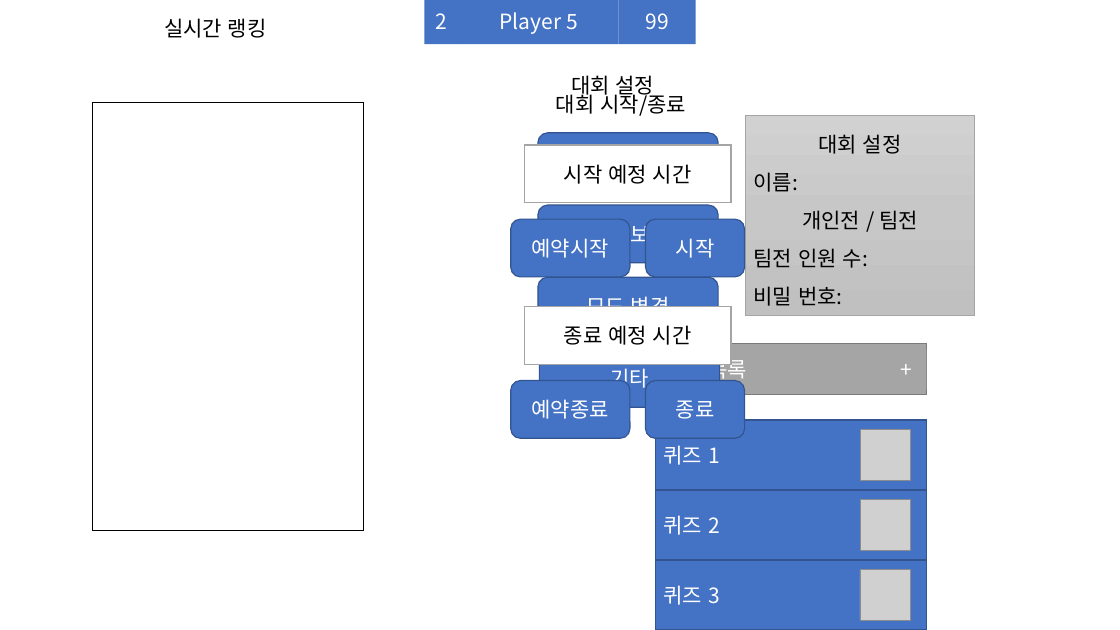
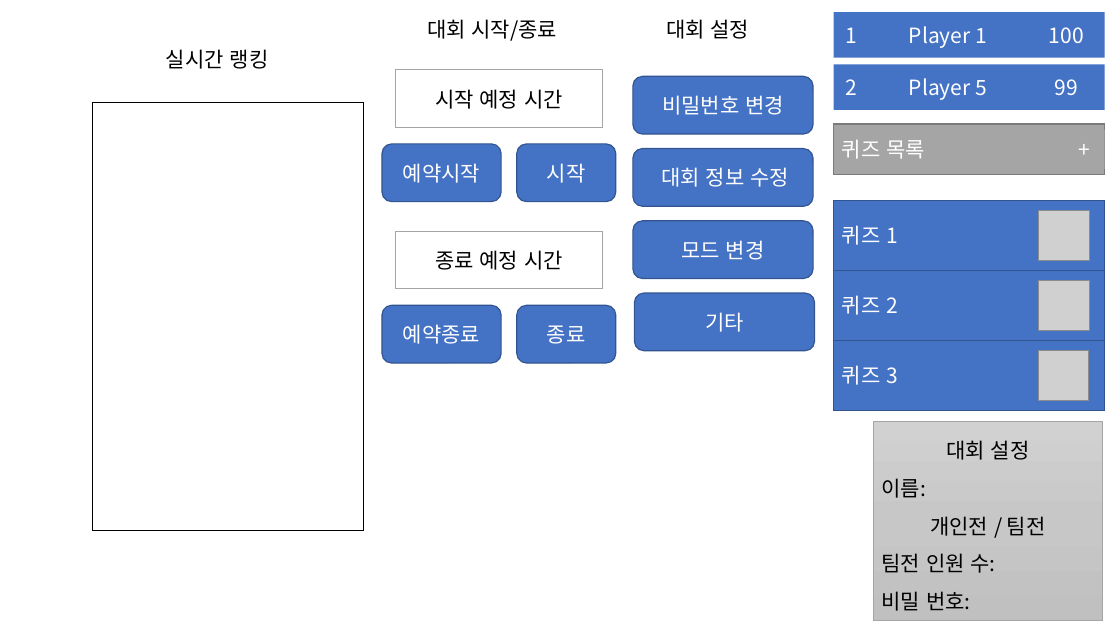
Before and after one commit to teamskh/Project-Treasurehunt_skhu, a slide deck: slide 1 of report/씬 용.pptx. Drawn at 1120x630 pixels with LibreOffice and Linux fonts; fonts in the diff are those of the drawing; grey boxes stand for pictures. Boxes give left, top, right and bottom in pixels: in the first picture for what was removed or moved away, otherwise in the second. Text is boxed around its words. In the diff, an @@ line names an element or a change of style, - is before the commit and + after.

```diff
--- a/report/씬 용.pptx
+++ b/report/씬 용.pptx
@@ 4 rounded rectangles, 1 text: place and size @@
-4 rounded rectangles, 1 text at [538,75,720,408]
+4 rounded rectangles, 1 text at [633,19,815,351]
@@ rectangle added at [833,12,868,57], fill #4472C4, 18 pt, text #FFFFFF @@
+1
@@ rectangle added at [868,12,1028,57], fill #4472C4, 18 pt, text #FFFFFF @@
+Player 1
@@ rectangle added at [1028,12,1106,57], fill #4472C4, 18 pt, text #FFFFFF @@
+100
@@ text "실시간 랭킹": place and size @@
-text "실시간 랭킹" at [164,18,267,38]
+text "실시간 랭킹" at [166,49,269,69]
@@ 3 rectangles: place and size @@
-3 rectangles at [424,0,696,44]
+3 rectangles at [833,65,1106,110]
@@ 4 rounded rectangles, 2 rectangles, 1 text: place and size @@
-4 rounded rectangles, 2 rectangles, 1 text at [511,91,744,439]
+4 rounded rectangles, 2 rectangles, 1 text at [382,19,616,363]
@@ 4 rectangles, 3 pictures, 1 text: place and size @@
-4 rectangles, 3 pictures, 1 text at [655,344,927,630]
+4 rectangles, 3 pictures, 1 text at [833,124,1105,410]
@@ rectangle "대회 설정": place and size @@
-rectangle "대회 설정" at [745,115,975,315]
+rectangle "대회 설정" at [874,421,1103,621]
```
Also in this commit, not shown: 1 slide added, 13 other files.
